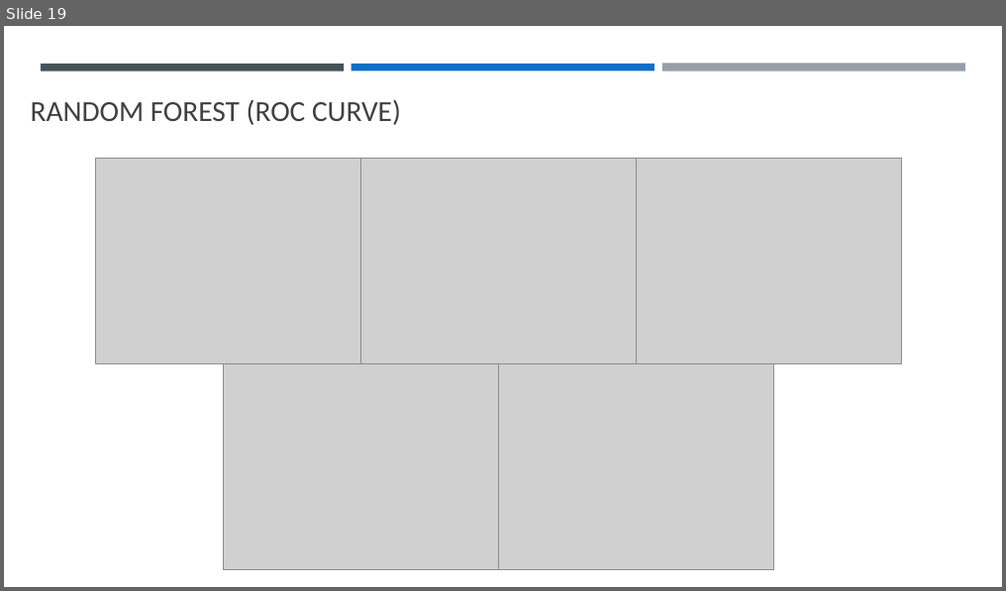
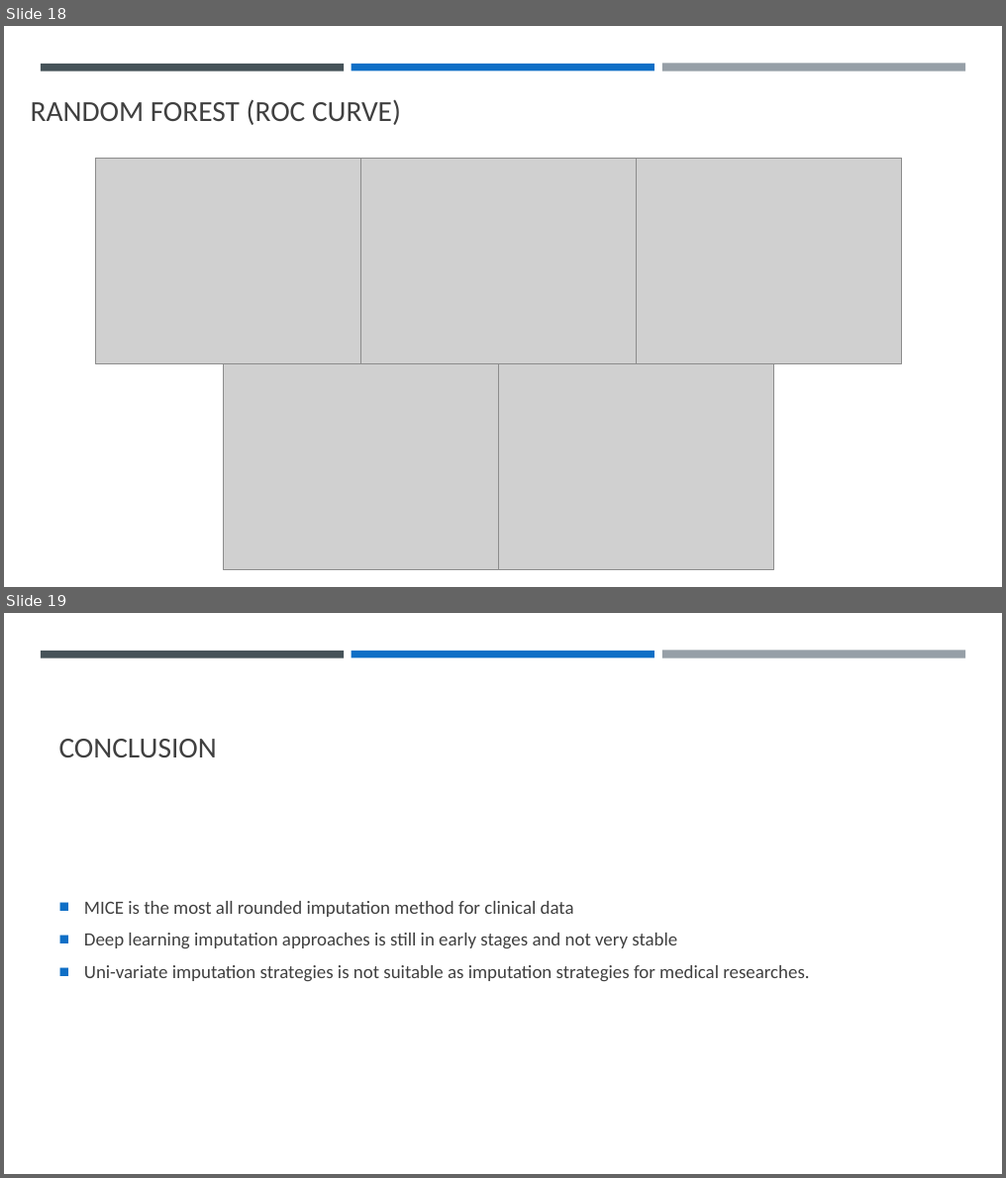
Before and after one commit to llhtoby/MIMIC-III-ML, a slide deck: presentation/Final Presentation.pptx. Shown one above the other, each under a label of ours: slide 19 before the commit, slides 18 and 19 after it. The pictures are 1006x591 and 1006x1178 pixels, drawn with LibreOffice and Linux fonts; fonts in the diff are those of the drawing; grey boxes stand for pictures. Boxes give left, top, right and bottom in pixels: in the first picture for what was removed or moved away, otherwise in the second. Text is boxed around its words. In the diff, an @@ line names an element or a change of style, - is before the commit and + after.

```diff
--- a/presentation/Final Presentation.pptx
+++ b/presentation/Final Presentation.pptx
@@ slide 19 added at [4,613,1002,1174], background #FFFFFF; not listed: 3 template elements that a slide beside it also shows @@
@@ title added at [59,739,217,758], 28 pt, text #404040 @@
+CONCLUSION
@@ text added at [84,901,809,981], 18 pt, text #404040 @@
+■ MICE is the most all rounded imputation method for clinical data
+■ Deep learning imputation approaches is still in early stages and not very stable
+■ Uni-variate imputation strategies is not suitable as imputation strategies for medical researches.
@@ what was slide 19 is now slide 18 @@
```
Also in this commit, not shown: 5 slides changed, 19 other slides added, 8 slides removed, 49 other files.
